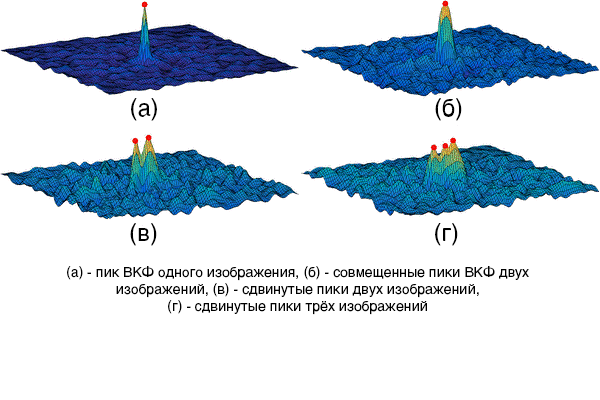
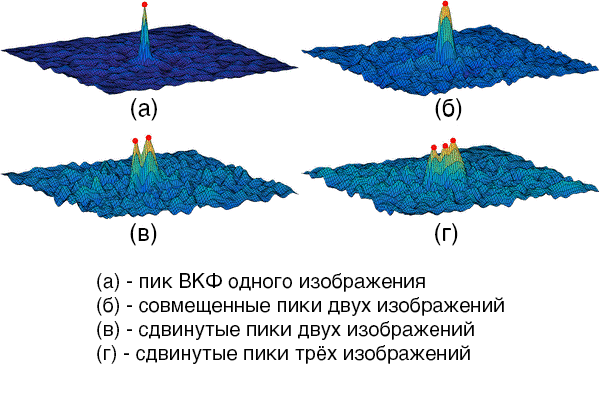
Layers edited between the first and the second (600, 400) image:
added layer "(а) - пик ВКФ одного изображения (б) - совмещенные пики двух из" above "(а) - пик ВКФ одного изображения, (б) - совмещенные пики ВКФ дв" over [97, 273, 504, 364]
hid "(а) - пик ВКФ одного изображения, (б) - совмещенные пики ВКФ дв" over [67, 266, 529, 315]
